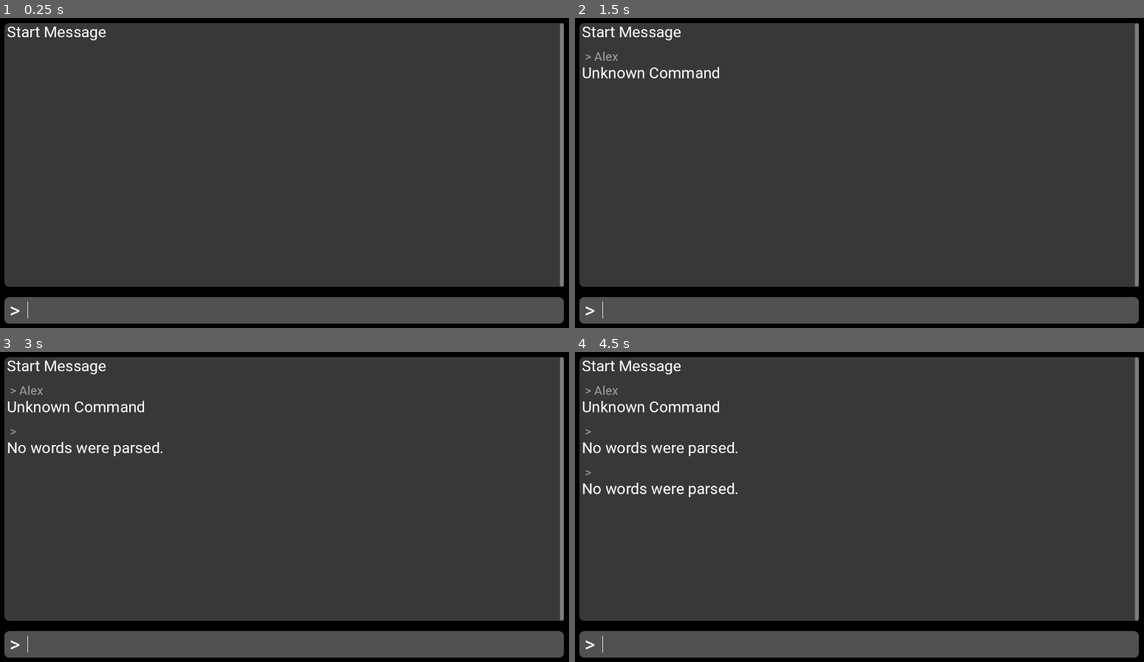
Above: before the commit, frames 1-4 (two rows, left to right).
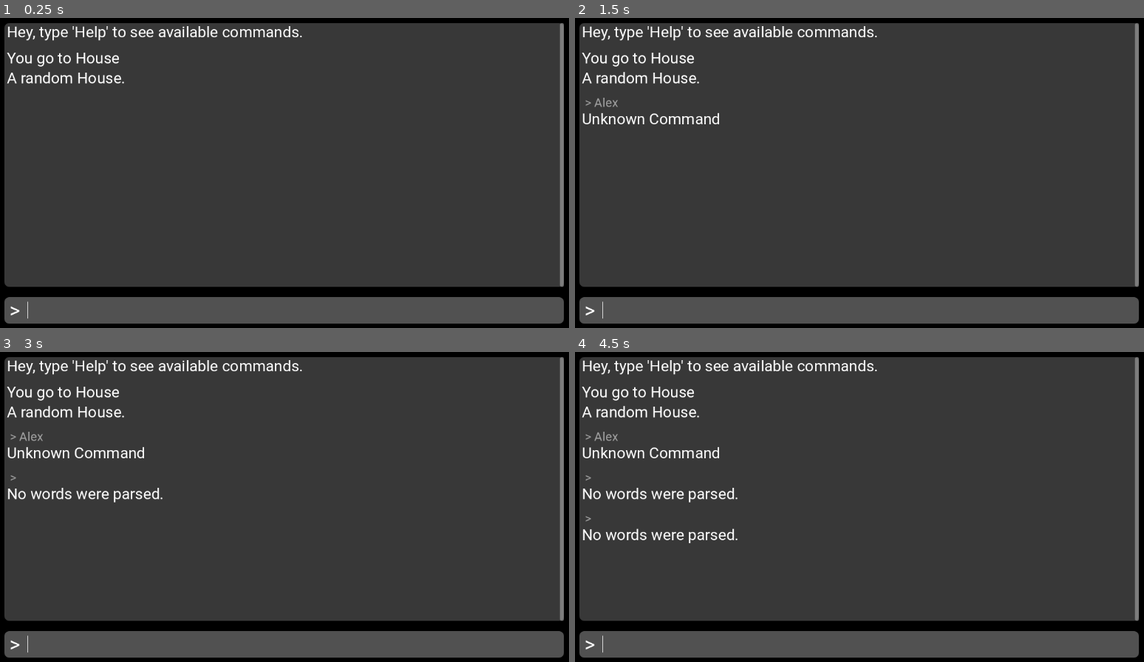
Above: after the commit, the same moments.

Repository: FKGOGY/TBC
Game: Godot game, scene res://Game/Game.tscn
The game is run twice, just before and just after one commit, with the same random seed, the same clock (stepped at 60 frames per second) and the same inputs.
Inputs (mouse positions are in pixels of both pictures, inside the frame that each line leads up to):
- Up to frame 1 (0.25 s): no input
- Up to frame 2 (1.5 s): click (870, 309) at 0.52 s; type "Alex" at 0.6 s; tap Enter at 1.25 s
- Up to frame 3 (3 s): tap Space at 2 s; tap Enter at 2.75 s
- Up to frame 4 (4.5 s): tap Space at 3.5 s; tap Enter at 4.25 s

The runs differ from the first frame. In frame 1, 1.4% of the frame differs, in the area x 1-54%, y 2-22%; in frame 2, 2.1%; in frame 3, 2.9%; in frame 4, 3.5%, in the area x 1-54%, y 2-62%.

Commit message:
Add files via upload

Diff:
--- a/Game/CommandProcessor.gd
+++ b/Game/CommandProcessor.gd
@@ -1,21 +1,24 @@
 extends Node
 
+signal response_generated(response_text)
+
+var currentRoom = null
+
 func initialize(starting_room):
-	pass
+	changeRoom(starting_room)
 
 var commandError := "Unknown Command"
 
 func process_command(input: String) -> String:
-	input.to_lower()
 	var words = input.split(" ", false)
 	if words.size() == 0:
 		return "No words were parsed."
 
-	var firstWord = words[0]
+	var firstWord = words[0].to_lower()
 	var secondWord = ""
 
 	if words.size() > 1:
-		secondWord = words[1]
+		secondWord = words[1].to_lower()
 
 	match firstWord:
 		"go":
@@ -34,3 +37,12 @@
 
 func help() -> String:
 	return "go [location] \nopen [what]"
+
+
+func changeRoom(new_room: Room):
+	currentRoom = new_room
+	var strings = PackedStringArray([
+		"You go to " + new_room.roomName,
+		new_room.roomDescription
+	])
+	emit_signal("response_generated", "\n".join(strings))
--- /dev/null
+++ b/Game/EntityClass.gd
@@ -0,0 +1,30 @@
+extends Node
+
+class_name Entity
+
+var MaxHealth: int
+var CurrentHealth: int
+var Armor: int
+var Damage: int
+var Accuracy: int
+var Speed: int
+var Dodge
+
+var BleedResistance: int
+var PoisonResistance: int
+var StunResistance: int
+var DebuffResistance: int
+
+func _init():
+	MaxHealth = 100
+	CurrentHealth = MaxHealth
+	Armor = 0
+	Damage = 0
+	Accuracy = 100
+	Speed = 5
+	Dodge = 10
+
+	BleedResistance = 20
+	PoisonResistance = 20
+	StunResistance = 20
+	DebuffResistance = 20
--- /dev/null
+++ b/Game/FighterClass.gd
@@ -0,0 +1,18 @@
+class_name Fighter extends Player
+
+func Attack():
+	pass
+
+func Defend():
+	Armor += 10
+	Dodge += 10
+
+func Heal():
+	var index = FindItem("HealthPotion")
+	if index == -1:
+		return "You have no HealthPotion"
+	else:
+		Inventory.remove_at(index)
+		CurrentHealth += 15
+		if CurrentHealth > MaxHealth:
+			CurrentHealth = MaxHealth
--- a/Game/Game.gd
+++ b/Game/Game.gd
@@ -7,17 +7,20 @@
 @onready var scroll = $Background/MarginContainer/Rows/GameInfo/Scroll
 @onready var scrollBar = scroll.get_v_scroll_bar()
 @onready var command_processor = $CommandProcessor
+@onready var room_manager = $RoomManager
 
 var max_scroll_length := 0
 @export var max_line_remembered: int = 15
 
 
-func _ready():
+func _ready() -> void:
 	scrollBar.changed.connect(_on_scroll_size_changed)
 	max_scroll_length = scrollBar.max_value
-	var starting_message = Response.instantiate()
-	starting_message.text = "Start Message"
-	add_response_to_game(starting_message)
+
+	handle_response_generated("Hey, type 'Help' to see available commands.")
+
+	command_processor.response_generated.connect(handle_response_generated)
+	command_processor.initialize(room_manager.get_child(0))
 
 
 func _on_scroll_size_changed():
@@ -35,12 +38,15 @@
 	input_response.set_text(new_text, response)
 	add_response_to_game(input_response)
 
+func handle_response_generated(response_text: String):
+	var response = Response.instantiate()
+	response.text = response_text
+	add_response_to_game(response)
 
 func add_response_to_game(response: Control):
 	historyRows.add_child(response)
 	delete_history_to_limit()
 
-
 func delete_history_to_limit():
 	if historyRows.get_child_count() > max_line_remembered:
 		var row_to_forget = historyRows.get_child_count() - max_line_remembered - 1
--- a/Game/Game.tscn
+++ b/Game/Game.tscn
@@ -1,7 +1,8 @@
-[gd_scene load_steps=13 format=3 uid="uid://d117owevnpclo"]
+[gd_scene load_steps=14 format=3 uid="uid://d117owevnpclo"]
 
 [ext_resource type="Script" path="res://Game/Game.gd" id="1_8ga4s"]
 [ext_resource type="Script" path="res://Game/CommandProcessor.gd" id="2_sr8fm"]
+[ext_resource type="Script" path="res://Game/EntityClass.gd" id="2_wo6g6"]
 [ext_resource type="FontFile" uid="uid://cbd7x4vjjbpcg" path="res://Assets/Roboto-Regular.ttf" id="3_87xy0"]
 [ext_resource type="PackedScene" uid="uid://ds03pw6ewve5h" path="res://Game/Room.tscn" id="3_omihw"]
 [ext_resource type="Script" path="res://Game/UserInput.gd" id="4_e67rm"]
@@ -44,14 +45,21 @@
 grow_vertical = 2
 script = ExtResource("1_8ga4s")
 
+[node name="Entity" type="Node" parent="."]
+script = ExtResource("2_wo6g6")
+
 [node name="CommandProcessor" type="Node" parent="."]
 script = ExtResource("2_sr8fm")
 
 [node name="RoomManager" type="Node" parent="."]
 
 [node name="Room" parent="RoomManager" instance=ExtResource("3_omihw")]
-offset_left = 301.0
-offset_right = 551.0
+offset_left = 32.0
+offset_top = -148.0
+offset_right = 282.0
+offset_bottom = -48.0
+roomName = "House"
+roomDescription = "A random House."
 
 [node name="Background" type="PanelContainer" parent="."]
 layout_mode = 1
--- /dev/null
+++ b/Game/PlayerClass.gd
@@ -0,0 +1,27 @@
+class_name Player extends Entity
+
+var InCombat: bool
+var InShop: bool
+var Standing: bool
+var Inventory: Array
+
+func _init():
+
+	InCombat = false
+	InShop = false
+	Standing = false
+	Inventory = []
+
+func FindItem(item_name):
+	var index: int = 0
+	for i in Inventory:
+		if i == item_name:
+			return index
+		else:
+			index = index + 1
+
+	return -1
+
+func DisplayInventory():
+	for i in Inventory:
+		print(i)
--- a/Game/Room.gd
+++ b/Game/Room.gd
@@ -1 +1,25 @@
 extends PanelContainer
+
+class_name Room
+
+@export var roomName: String = "Room Name"
+@export var roomDescription: String = "Room Description"
+
+var Exits: Dictionary = {}
+
+func ConnectExit(direction: String, room):
+	match direction:
+		"west":
+			Exits[direction] = room
+			room.exits["east"] = self
+		"east":
+			Exits[direction] = room
+			room.exits["west"] = self
+		"north":
+			Exits[direction] = room
+			room.exits["south"] = self
+		"south":
+			Exits[direction] = room
+			room.exits["north"] = self
+		_:
+			print("Tried to connect invalid direction: " + direction)
--- a/Game/Room.tscn
+++ b/Game/Room.tscn
@@ -5,10 +5,10 @@
 [ext_resource type="FontFile" uid="uid://cbd7x4vjjbpcg" path="res://Assets/Roboto-Regular.ttf" id="3_8ynlk"]
 
 [node name="Room" type="PanelContainer"]
-offset_left = 302.0
-offset_top = -343.0
-offset_right = 552.0
-offset_bottom = -243.0
+offset_left = 8.0
+offset_top = 8.0
+offset_right = 258.0
+offset_bottom = 108.0
 script = ExtResource("1_wkwff")
 
 [node name="MarginContainer" type="MarginContainer" parent="."]
Not shown, changed: Assets/Roboto-Light.ttf.import
Not shown, changed: Assets/Roboto-Medium.ttf.import
Not shown, changed: Assets/Roboto-Regular.ttf.import
Not shown, changed: Assets/enemy.jpg.import
Not shown, changed: Assets/enemyMark.png.import
Not shown, changed: Assets/icon.svg.import
